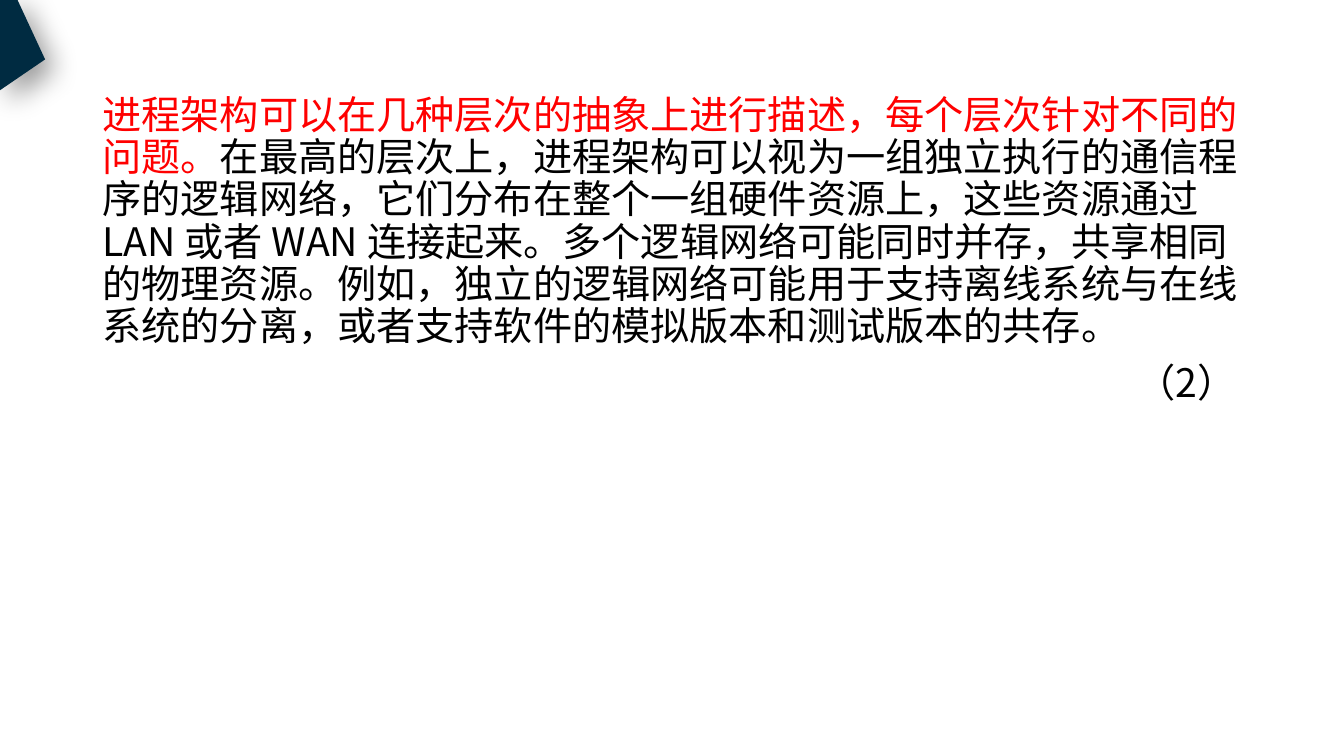
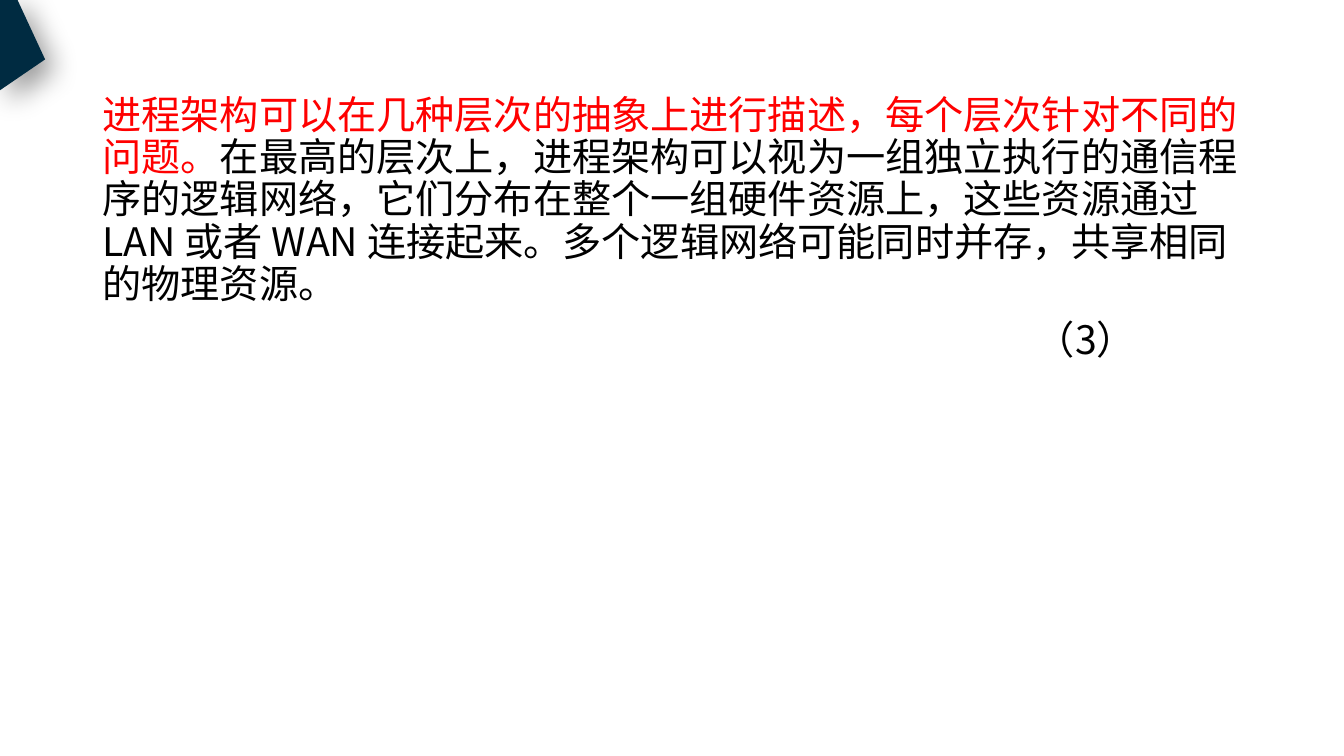
Before and after one commit to PRD2018-G18/PRD2018, a slide deck: slide 27 of 非受控文档/过程文档/UML/UML基础4/UML基础4.pptx (slide 21 before the commit). Drawn at 1344x756 pixels with LibreOffice and Linux fonts; fonts in the diff are those of the drawing. Boxes give left, top, right and bottom in pixels: in the first picture for what was removed or moved away, otherwise in the second. Text is boxed around its words. In the diff, an @@ line names an element or a change of style, - is before the commit and + after.

```diff
--- a/非受控文档/过程文档/UML/UML基础4/UML基础4.pptx
+++ b/非受控文档/过程文档/UML/UML基础4/UML基础4.pptx
@@ text at (x1=102, y1=96, x2=1237, y2=358): text changed @@
-进程架构可以在几种层次的抽象上进行描述，每个层次针对不同的问题。在最高的层次上，进程架构可以视为一组独立执行的通信程序的逻辑网络，它们分布在整个一组硬件资源上，这些资源通过 LAN 或者 WAN 连接起来。多个逻辑网络可能同时并存，共享相同的物理资源。例如，独立的逻辑网络可能用于支持离线系统与在线系统的分离，或者支持软件的模拟版本和测试版本的共存。
-（2）
+进程架构可以在几种层次的抽象上进行描述，每个层次针对不同的问题。在最高的层次上，进程架构可以视为一组独立执行的通信程序的逻辑网络，它们分布在整个一组硬件资源上，这些资源通过 LAN 或者 WAN 连接起来。多个逻辑网络可能同时并存，共享相同的物理资源。
+（3）
```
Also in this commit, not shown: 29 other slides changed, 5 slides added, 14 slides removed, 4 other files.
